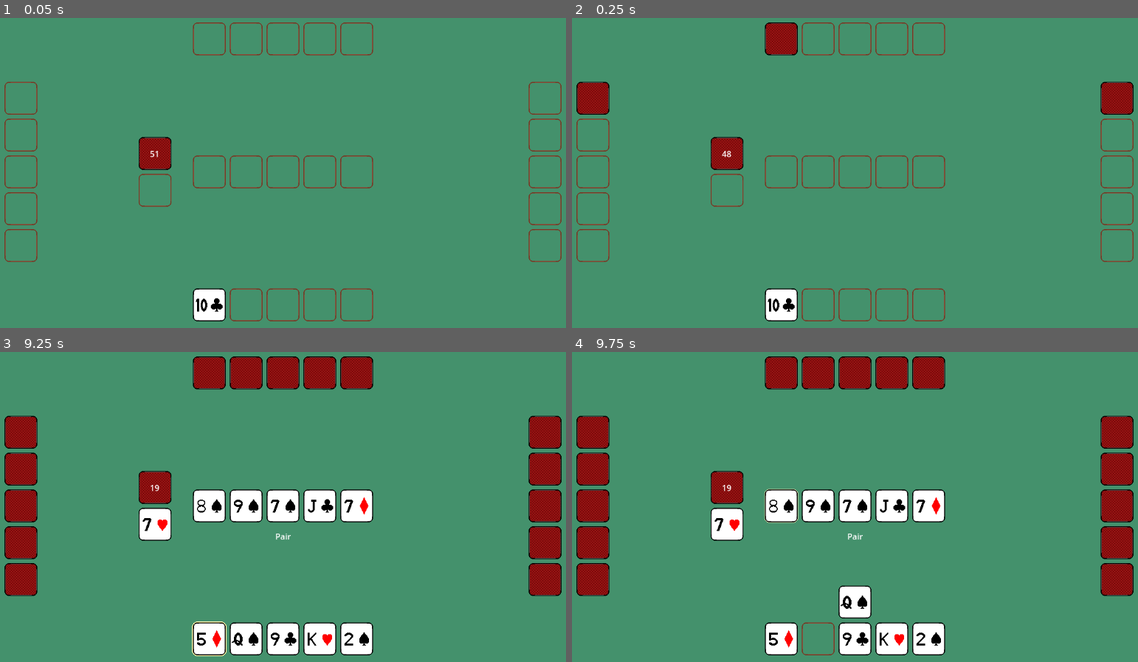
Above: before the commit, frames 1-4 (two rows, left to right).
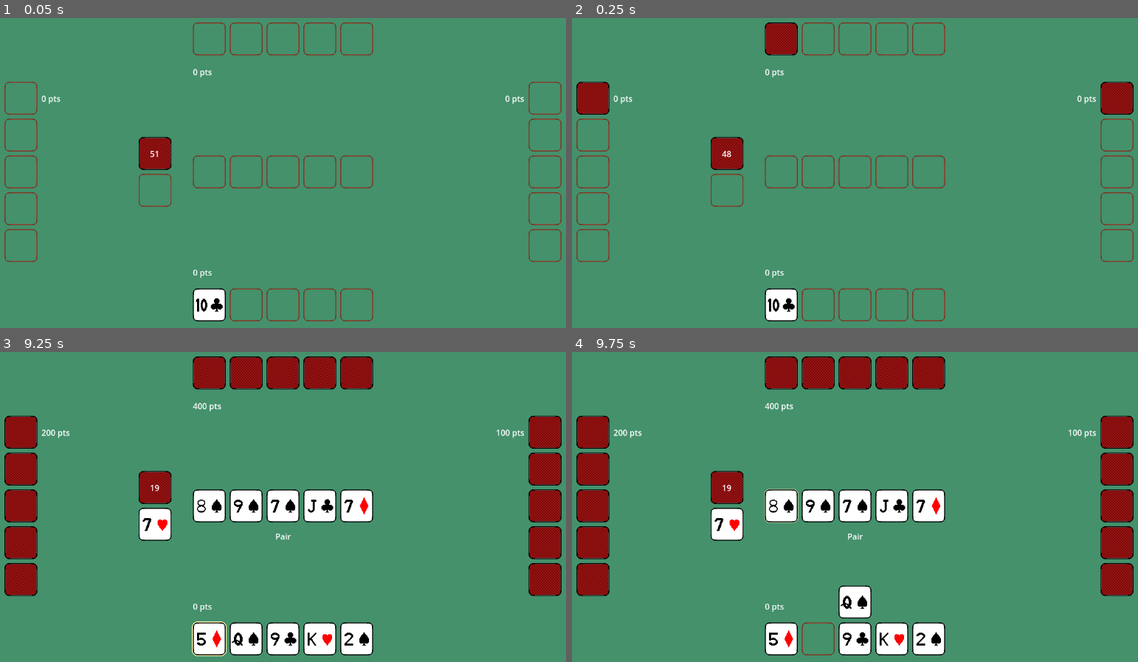
Above: after the commit, the same moments.

Repository: fitzgeraldkd/peeky-poker
Game: Godot game, scene res://scenes/main.tscn
Same seed, same stepped clock (60 frames per second), same inputs: the game is played once before the commit and once after it.
Inputs:
- Up to frame 1 (0.05 s): no input
- Up to frame 2 (0.25 s): no input
- Up to frame 3 (9.25 s): hold Right (right) 0.53-1.28 s; tap Space (select) every 0.75 s from 0.6 to 8.85 s; hold X (back) 1.28-2.03 s; hold Right (right) 2.03-3.53 s; hold Left (left) 3.53-5.03 s; hold X (back) 5.03-5.78 s; hold Right (right) 5.78-8.03 s; hold X (back) 8.03-8.78 s; hold Left (left) from 8.78 s (still down)
- Up to frame 4 (9.75 s): release Left (left) at 9.53 s; hold Right (right) from 9.53 s (still down); tap Space (select) at 9.6 s

The runs differ from the first frame. In frame 1, 0.2% of the frame differs, in the area x 7-93%, y 16-84%; in frame 2, 0.2%; in frame 3, 0.2%; in frame 4, 0.2%.

Commit message:
Add points

Diff:
--- a/scenes/community.gd
+++ b/scenes/community.gd
@@ -1,6 +1,7 @@
 extends Node2D
 
 signal add_to_discard(card)
+signal add_points(player, hand)
 
 @export var empty_spot_scene: PackedScene
 
@@ -36,6 +37,7 @@
 
 func replace_card(card: Card, index: int = hovered_index):
 	var removed_card : Node
+	var hand
 	if index < $Cards.get_children().size():
 		removed_card = $Cards.get_children()[index]
 		$Cards.remove_child(removed_card)
@@ -47,8 +49,9 @@
 	$Cards.move_child(card, index)
 	card.position = Vector2((index - 2) * Globals.CARD_SPACING, 0)
 	if $Cards.get_children().size() == 5:
-		_determine_hand()
+		hand = _determine_hand()
 	await Utils.short_delay()
+	return hand
 
 func hide_hover_effects():
 	for card in $Cards.get_children():
@@ -69,8 +72,9 @@
 		var new_index = hovered_index - 1
 		show_hover_effect(new_index)
 
-func play_card(card: Card):
-	replace_card(card)
+func play_card(card: Card, player: Node, index: int = hovered_index):
+	var hand = await replace_card(card, index)
+	add_points.emit(player, hand)
 
 
 func _on_player_highlight_community():
@@ -85,3 +89,4 @@
 	var hand = Utils.determine_hand(cards)
 	var label = Globals.HAND_NAMES[hand]
 	$Label.text = label
+	return hand
--- a/scenes/globals.gd
+++ b/scenes/globals.gd
@@ -1,7 +1,8 @@
 extends Node
 
 const CARDS_IN_HAND = 5
-const CARD_SPACING = 72
+const CARD_SIZE = 64
+const CARD_SPACING = CARD_SIZE + 8
 const SHORT_DELAY = 0.3
 
 enum HANDS {
@@ -29,3 +30,16 @@
     HANDS.PAIR: "Pair",
     HANDS.HIGH_CARD: "High Card",
 }
+
+const HAND_POINTS = {
+    HANDS.ROYAL_FLUSH: 2000,
+    HANDS.STRAIGHT_FLUSH: 800,
+    HANDS.FOUR_OF_A_KIND: 700,
+    HANDS.FULL_HOUSE: 600,
+    HANDS.FLUSH: 500,
+    HANDS.STRAIGHT: 400,
+    HANDS.THREE_OF_A_KIND: 300,
+    HANDS.TWO_PAIR: 200,
+    HANDS.PAIR: 100,
+    HANDS.HIGH_CARD: 0,
+}
--- a/scenes/main.gd
+++ b/scenes/main.gd
@@ -2,6 +2,7 @@
 
 var players : Array[Node]
 var current_player : Node
+var points = {}
 
 # Called when the node enters the scene tree for the first time.
 func _ready():
@@ -18,9 +19,29 @@
 	var offset = 64
 	var viewport_size = get_viewport().get_visible_rect().size
 	$Player.position = Vector2(viewport_size[0] / 2, viewport_size[1] - offset)
+	$Player/PointsLabel.anchors_preset = Control.PRESET_CENTER_LEFT
+	$Player/PointsLabel.position += Vector2(
+		-2 * Globals.CARD_SPACING - Globals.CARD_SIZE / 2.0,
+		-64,
+	)
 	$Opponent1.position = Vector2(offset, viewport_size[1] / 2)
+	$Opponent1/PointsLabel.anchors_preset = Control.PRESET_CENTER_LEFT
+	$Opponent1/PointsLabel.position += Vector2(
+		40,
+		-2 * Globals.CARD_SPACING,
+	)
 	$Opponent2.position = Vector2(viewport_size[0] / 2, offset)
+	$Opponent2/PointsLabel.anchors_preset = Control.PRESET_CENTER_LEFT
+	$Opponent2/PointsLabel.position += Vector2(
+		-2 * Globals.CARD_SPACING - Globals.CARD_SIZE / 2.0,
+		64,
+	)
 	$Opponent3.position = Vector2(viewport_size[0] - offset, viewport_size[1] / 2)
+	$Opponent3/PointsLabel.anchors_preset = Control.PRESET_CENTER_RIGHT
+	$Opponent3/PointsLabel.position += Vector2(
+		-40,
+		-2 * Globals.CARD_SPACING,
+	)
 	$Community.position = Vector2(viewport_size[0] / 2, viewport_size[1] / 2)
 	$Deck.position = Vector2(viewport_size[0] / 2 - 250, viewport_size[1] / 2 - 36)
 	$Discard.position = Vector2(viewport_size[0] / 2 - 250, viewport_size[1] / 2 + 36)
@@ -38,6 +59,7 @@
 	]
 
 	for player in players:
+		points[player] = 0
 		player.reset()
 
 	for n in range(Globals.CARDS_IN_HAND):
@@ -66,3 +88,9 @@
 	var next_player = players[next_index]
 	current_player = next_player
 	next_player.start_turn()
+
+
+func _on_community_add_points(player, hand):
+	var points_to_add = Globals.HAND_POINTS[hand]
+	points[player] += points_to_add
+	player.get_node("PointsLabel").text = str(points[player]) + " pts"
--- a/scenes/main.tscn
+++ b/scenes/main.tscn
@@ -42,11 +42,12 @@
 [connection signal="unhighlight_community" from="Player" to="Community" method="_on_player_unhighlight_community"]
 [connection signal="draw_card" from="Opponent1" to="." method="draw_card"]
 [connection signal="next_turn" from="Opponent1" to="." method="next_turn"]
-[connection signal="replace_community_card" from="Opponent1" to="Community" method="replace_card"]
+[connection signal="replace_community_card" from="Opponent1" to="Community" method="play_card"]
 [connection signal="draw_card" from="Opponent2" to="." method="draw_card"]
 [connection signal="next_turn" from="Opponent2" to="." method="next_turn"]
-[connection signal="replace_community_card" from="Opponent2" to="Community" method="replace_card"]
+[connection signal="replace_community_card" from="Opponent2" to="Community" method="play_card"]
 [connection signal="draw_card" from="Opponent3" to="." method="draw_card"]
 [connection signal="next_turn" from="Opponent3" to="." method="next_turn"]
-[connection signal="replace_community_card" from="Opponent3" to="Community" method="replace_card"]
+[connection signal="replace_community_card" from="Opponent3" to="Community" method="play_card"]
+[connection signal="add_points" from="Community" to="." method="_on_community_add_points"]
 [connection signal="add_to_discard" from="Community" to="Discard" method="add_to_discard"]
--- a/scenes/opponent.gd
+++ b/scenes/opponent.gd
@@ -1,7 +1,7 @@
 extends Node2D
 
 signal next_turn
-signal replace_community_card(card, index)
+signal replace_community_card(card, player, index)
 signal draw_card(instance, index)
 
 @export var vertical = false
@@ -31,7 +31,7 @@
 	var card = $Hand.take_card(card_index)
 	card.position = Vector2(0, 0)
 	card.set_face_up(true)
-	replace_community_card.emit(card, community_index)
+	replace_community_card.emit(card, self, community_index)
 	await Utils.short_delay(2)
 	draw_card.emit(self, card_index)
 	end_turn()
--- a/scenes/opponent.tscn
+++ b/scenes/opponent.tscn
@@ -8,3 +8,8 @@
 metadata/_edit_group_ = true
 
 [node name="Hand" parent="." instance=ExtResource("1_7oihb")]
+
+[node name="PointsLabel" type="Label" parent="."]
+offset_right = 38.0
+offset_bottom = 23.0
+text = "0 pts"
--- a/scenes/player.gd
+++ b/scenes/player.gd
@@ -3,7 +3,7 @@
 signal next_turn
 signal next_community_card
 signal prev_community_card
-signal replace_community_card(card)
+signal replace_community_card(card, player)
 signal draw_card(instance, index)
 signal highlight_community
 signal unhighlight_community
@@ -77,7 +77,7 @@
 func play_card():
 	var card = $StagedCard.get_children()[0]
 	$StagedCard.remove_child(card)
-	replace_community_card.emit(card)
+	replace_community_card.emit(card, self)
 	await Utils.short_delay(2)
 	draw_card.emit(self, staged_card_index)
 	end_turn()
--- a/scenes/player.tscn
+++ b/scenes/player.tscn
@@ -11,3 +11,8 @@
 
 [node name="StagedCard" type="Node2D" parent="."]
 position = Vector2(0, -72)
+
+[node name="PointsLabel" type="Label" parent="."]
+offset_right = 38.0
+offset_bottom = 23.0
+text = "0 pts"
